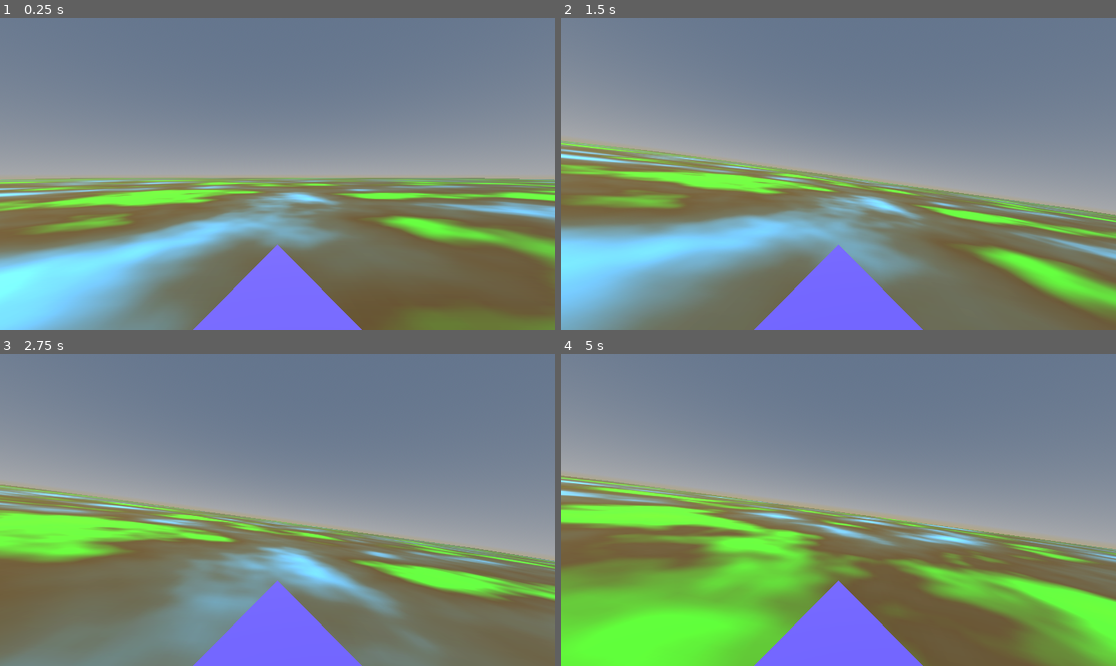
Above: before the commit, frames 1-4 (two rows, left to right).
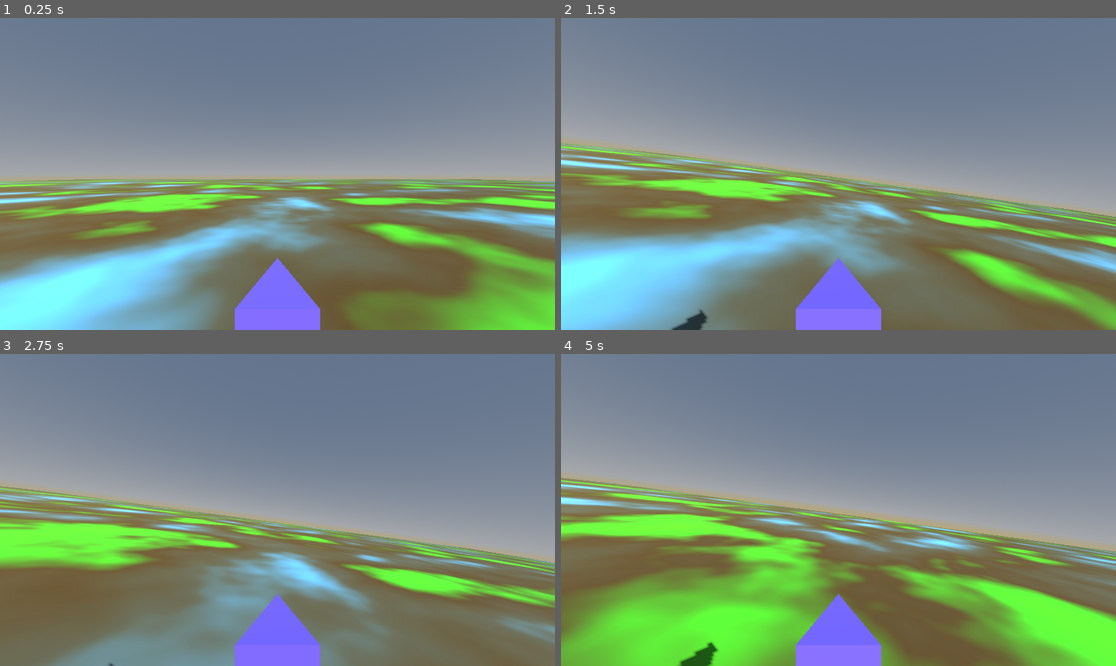
Above: after the commit, the same moments.

Repository: BryanWi/spaceShip
Game: Godot game, scene res://testScene.tscn
Two runs of this game, one before a commit and one after it. Both use one fixed random seed, a clock stepped at 60 frames per second and the inputs below.
Inputs (mouse positions are in pixels of both pictures, inside the frame that each line leads up to):
- Up to frame 1 (0.25 s): no input
- Up to frame 2 (1.5 s): tap Enter at 0.5 s; move the mouse to (866, 174) at 0.52 s; hold W (forward) from 0.53 s (still down); tap E (e) at 0.6 s; tap Q (q) at 0.8, 1.35 s; move the mouse to (810, 174) at 1.27 s
- Up to frame 3 (2.75 s): keep holding W (forward); tap E (e) at 1.55 s; move the mouse to (288, 503) at 2.02 s; tap G (damp) at 2.1 s; tap Q (q) at 2.3 s
- Up to frame 4 (5 s): keep holding W (forward); move the mouse to (832, 516) at 2.77 s; tap E (e) at 2.85, 4.55 s; move the mouse to (877, 513) at 3.52 s; click (877, 513) at 3.6 s; tap Q (q) at 3.8, 4.35 s; move the mouse to (794, 506) at 4.27 s

The runs differ from the first frame. In frame 1, 32% of the frame differs, in the area x 0-100%, y 51-100%; in frame 2, 30%; in frame 3, 18%; in frame 4, 27%.

Commit message:
mapa de relieve generado con shaders

Diff:
--- /dev/null
+++ b/Scenes/maps/shader/terrain.gdshader
@@ -0,0 +1,16 @@
+shader_type spatial;
+
+uniform sampler2D noise;
+uniform float height_scale = 0.5;
+uniform sampler2D normalmap;
+
+varying vec2 text_position;
+
+void vertex() {
+	text_position = VERTEX.xz /4.0 + 1.0;
+	float height = texture(noise, text_position).x;
+	VERTEX.y += height * height_scale*1.0;
+}
+void fragment() {
+	NORMAL_MAP = texture(normalmap,text_position).xyz;
+}
--- /dev/null
+++ b/Scenes/maps/shader_map.tscn
@@ -0,0 +1,135 @@
+[gd_scene load_steps=15 format=3 uid="uid://cqsg2jhk6i7k7"]
+
+[ext_resource type="Shader" path="res://Scenes/maps/shader/terrain.gdshader" id="1_62f21"]
+[ext_resource type="PackedScene" uid="uid://dg8xbo15e6lmf" path="res://Scenes/ship/space_ship.tscn" id="2_lvqqw"]
+
+[sub_resource type="ProceduralSkyMaterial" id="ProceduralSkyMaterial_c8hgs"]
+sky_top_color = Color(0, 0, 0, 1)
+sky_horizon_color = Color(0, 0, 0, 1)
+sky_cover_modulate = Color(0, 0, 0, 1)
+ground_bottom_color = Color(0, 0, 0, 1)
+ground_horizon_color = Color(0, 0, 0, 1)
+
+[sub_resource type="Sky" id="Sky_h8ar2"]
+sky_material = SubResource("ProceduralSkyMaterial_c8hgs")
+
+[sub_resource type="Environment" id="Environment_wswrp"]
+background_mode = 2
+sky = SubResource("Sky_h8ar2")
+tonemap_mode = 2
+ssr_enabled = true
+ssao_enabled = true
+ssil_enabled = true
+sdfgi_enabled = true
+sdfgi_use_occlusion = true
+glow_enabled = true
+fog_enabled = true
+fog_light_color = Color(0, 0, 0, 1)
+fog_light_energy = 0.0
+fog_density = 0.1433
+volumetric_fog_enabled = true
+volumetric_fog_albedo = Color(0, 0, 0.0901961, 1)
+volumetric_fog_emission_energy = 0.0
+volumetric_fog_detail_spread = 0.5
+volumetric_fog_ambient_inject = 1.61
+volumetric_fog_sky_affect = 0.0
+adjustment_contrast = 7.09
+
+[sub_resource type="FastNoiseLite" id="FastNoiseLite_2wchn"]
+seed = 1
+
+[sub_resource type="NoiseTexture2D" id="NoiseTexture2D_gjswy"]
+width = 2048
+height = 2048
+noise = SubResource("FastNoiseLite_2wchn")
+
+[sub_resource type="FastNoiseLite" id="FastNoiseLite_puyog"]
+seed = 1
+
+[sub_resource type="NoiseTexture2D" id="NoiseTexture2D_pseg4"]
+as_normal_map = true
+noise = SubResource("FastNoiseLite_puyog")
+
+[sub_resource type="ShaderMaterial" id="ShaderMaterial_wiieo"]
+render_priority = 0
+shader = ExtResource("1_62f21")
+shader_parameter/height_scale = 0.5
+shader_parameter/noise = SubResource("NoiseTexture2D_gjswy")
+shader_parameter/normalmap = SubResource("NoiseTexture2D_pseg4")
+
+[sub_resource type="PlaneMesh" id="PlaneMesh_0gtbf"]
+material = SubResource("ShaderMaterial_wiieo")
+size = Vector2(3, 2)
+subdivide_width = 2400
+subdivide_depth = 2400
+
+[sub_resource type="StandardMaterial3D" id="StandardMaterial3D_cxdyb"]
+albedo_color = Color(1, 0.164706, 0.156863, 1)
+
+[sub_resource type="CapsuleMesh" id="CapsuleMesh_5qt3u"]
+material = SubResource("StandardMaterial3D_cxdyb")
+
+[sub_resource type="StandardMaterial3D" id="StandardMaterial3D_yrpu3"]
+albedo_color = Color(0.443137, 0.941176, 1, 1)
+
+[node name="shaderMap" type="Node3D"]
+
+[node name="WorldEnvironment" type="WorldEnvironment" parent="."]
+environment = SubResource("Environment_wswrp")
+
+[node name="MeshInstance3d" type="MeshInstance3D" parent="."]
+transform = Transform3D(50, 0, 0, 0, 50, 0, 0, 0, 50, -0.00479168, -11.438, 0.0062778)
+mesh = SubResource("PlaneMesh_0gtbf")
+
+[node name="MeshInstance3d2" type="MeshInstance3D" parent="."]
+transform = Transform3D(50, 0, 0, 0, -50, 7.54979e-06, 0, -7.54979e-06, -50, -0.00479168, 41.2042, 0.0062778)
+visibility_range_end = 4096.0
+mesh = SubResource("PlaneMesh_0gtbf")
+
+[node name="OmniLight3d" type="OmniLight3D" parent="."]
+transform = Transform3D(1, 0, 0, 0, 1, 0, 0, 0, 1, -9.6493, 5.38252, -0.0272994)
+visible = false
+light_color = Color(0.164706, 0.207843, 0.501961, 1)
+light_energy = 0.1
+shadow_enabled = true
+omni_range = 13.4758
+
+[node name="OmniLight3d2" type="OmniLight3D" parent="."]
+transform = Transform3D(1, 0, 0, 0, 1, 0, 0, 0, 1, -30.2462, 16.1772, -4.08147)
+visible = false
+light_color = Color(0.619608, 0.635294, 0.905882, 1)
+light_energy = 16.0
+omni_range = 39.7361
+
+[node name="DirectionalLight3d" type="DirectionalLight3D" parent="."]
+transform = Transform3D(0.949672, -0.143199, 0.278599, 0, 0.889392, 0.457145, -0.313247, -0.434137, 0.844631, 0, 1.075, 1.0556)
+visible = false
+shadow_enabled = true
+
+[node name="spaceShip" parent="." instance=ExtResource("2_lvqqw")]
+transform = Transform3D(-0.840065, -0.46729, 0.275556, -0.441982, 0.884085, 0.151808, -0.314553, 0.00573773, -0.949223, -25.1358, 7.65714, -16.0779)
+
+[node name="SpotLight3d" type="SpotLight3D" parent="spaceShip"]
+transform = Transform3D(-4.37114e-07, 1.49012e-08, -10, 0, 10, 1.49012e-08, 10, 5.55112e-16, -4.37114e-07, 0.664772, 0, 0)
+light_color = Color(0.933333, 0.956863, 0.788235, 1)
+light_energy = 4.33
+shadow_enabled = true
+distance_fade_begin = 0.0
+spot_range = 14.0176
+spot_attenuation = 1.1487
+spot_angle = 33.9955
+spot_angle_attenuation = 3.09849
+
+[node name="OmniLight3d" type="OmniLight3D" parent="spaceShip"]
+visible = false
+light_energy = 0.01
+
+[node name="MeshInstance3d3" type="MeshInstance3D" parent="."]
+transform = Transform3D(8, 0, 0, 0, 8, 0, 0, 0, 8, -61.5026, 5.1677, -10.887)
+mesh = SubResource("CapsuleMesh_5qt3u")
+
+[node name="MeshInstance3d4" type="MeshInstance3D" parent="MeshInstance3d3"]
+transform = Transform3D(0.3, 0, 0, 0, -1.31134e-08, 0.3, 0, -0.3, -1.31134e-08, 0.488667, 0.508639, 0)
+material_override = SubResource("StandardMaterial3D_yrpu3")
+mesh = SubResource("CapsuleMesh_5qt3u")
+skeleton = NodePath("../..")
--- a/Scenes/ship/space_ship.tscn
+++ b/Scenes/ship/space_ship.tscn
@@ -32,7 +32,8 @@
 shape = SubResource("ConcavePolygonShape3D_6rypo")
 
 [node name="Camera3d" type="Camera3D" parent="."]
-transform = Transform3D(-4.37114e-08, 0, -1, 0, 1, 0, 1, 0, -4.37114e-08, 0.0823202, 0.279111, 0)
+transform = Transform3D(-4.37114e-08, 0, -1, 0, 1, 0, 1, 0, -4.37114e-08, -2.45739, 1.3587, 0)
+near = 0.001
 
 [node name="MultiplayerSynchronizer" type="MultiplayerSynchronizer" parent="."]
 replication_config = SubResource("SceneReplicationConfig_7xxcn")
